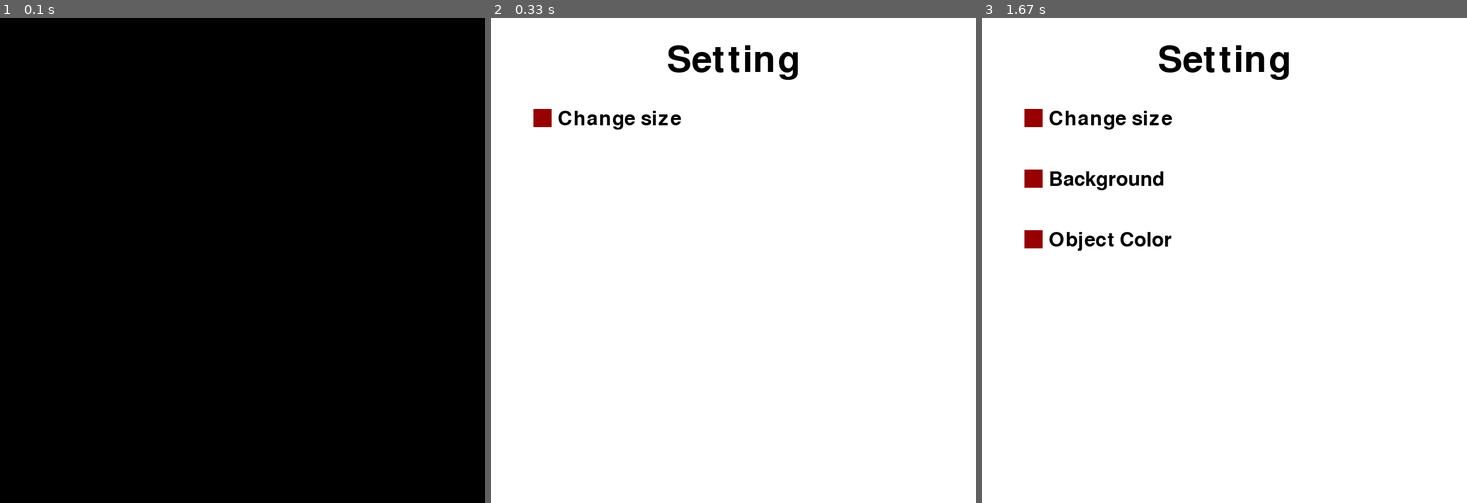
Above: before the commit, frames 1-3 (left to right).
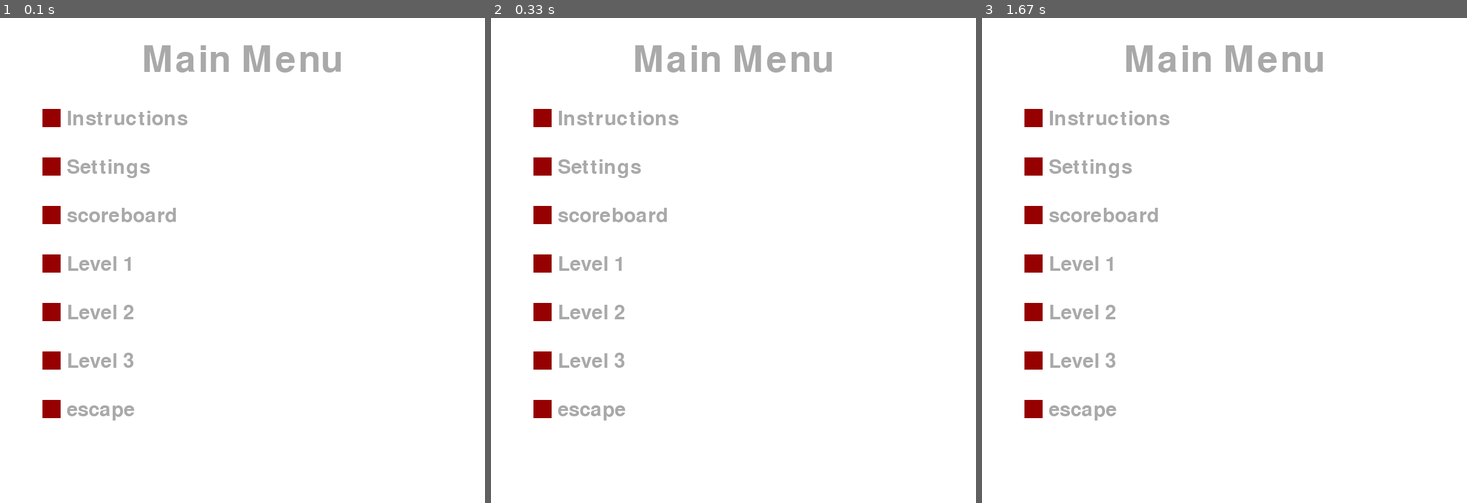
Above: after the commit, the same moments.

Repository: ellalevyy/GameDesign
Game: pygame game, started from windowSettings.py
Same seed, same stepped clock (60 frames per second), same inputs: the game is played once before the commit and once after it.
Inputs (mouse positions are in pixels of both pictures, inside the frame that each line leads up to):
- Up to frame 1 (0.1 s): no input
- Up to frame 2 (0.33 s): no input
- Up to frame 3 (1.67 s): press the mouse at (1224, 294) at 0.37 s; move the mouse to (1166, 279) at 0.47 s; release the mouse at (1108, 265) at 0.6 s

The runs differ from the first frame. In frame 1, 100% of the frame differs, in the area x 0-100%, y 0-100%; in frame 2, 3.9%; in frame 3, 4.8%.

Commit message:
WindowSettings

Diff:
--- a/windowSettings.py
+++ b/windowSettings.py
@@ -1,63 +1,300 @@
-#ella-rose
-#creating window for setting in your game
-
 import pygame, os, random, time
 
 os.system('cls')
 pygame.init()
 
 #lists for menu messages
-setttingMessages=["Change size","Background", "Object Color"]
-#GLOBAL DICTTIONARY
-colors = {'red':(150,0,0),'green':(0,200,0),'purple':(150,0,150), 'white':(255,255,255), 'black':(0,0,0)}
-WHITE=colors.get('white')
-BLACK=colors.get('black')
-RED=colors.get('red')
-
-WIDTH=800
-HEIGHT=800
+
+main_menu_list=["Instructions","Settings","scoreboard", "Level 1", "Level 2", "Level 3" ,"escape"]
+instructions_list = ['escape']
+level1_list =['escape']
+level2_list =['escape']
+level3_list =['escape']
+settings_list=["background color","window size", "text color", "escape",]
+background_color_list=['white', 'green', 'black', 'back to settings',]
+text_color_list=['gray', 'purple', 'black', 'back to settings',]
+window_size_list=['small', 'medium', 'large', 'back to settings']
+scoreboard_list=["escape"]
+menu_options_positions = {}
+#GLOBAL DICTIONARY
+
+WHITE = (255,255,255)
+BLACK = (0,0,0)
+RED = (150,0,0)
+PURPLE = (150,0,150)
+GREEN = (0,200,0)
+GRAY = (169,169,169)
+
+background_color = WHITE
+font_color = GRAY
+
+
+window_sizes = {
+    'small': {
+        'width': 600,
+        'height': 600
+    },
+    'medium': {
+        'width': 800,
+        'height': 800
+    },
+    'large': {
+        'width': 1000,
+        'height': 1000
+    }
+}
+
+current_window_size = 'medium'
+initial_window_width = window_sizes.get(current_window_size).get('width')
+initial_window_height = window_sizes.get(current_window_size).get('height')
+win=pygame.display.set_mode((initial_window_width, initial_window_height))
+pygame.display.set_caption("Setting Window")
+
 wbox=30
 hbox=30
 x=70
 y=150
-win=pygame.display.set_mode((WIDTH,HEIGHT))
-pygame.display.set_caption("Setting Window")
 
 square=pygame.Rect(x,y, wbox, hbox)
 #Declare Fonts
-TITLE_FONT=pygame.font.SysFont('comicsans', 89)
-MENU_FONT=pygame.font.SysFont('comicsans',49)
-text= TITLE_FONT.render('message',1,BLACK)
+TITLE_FONTS = {
+    'small': pygame.font.SysFont('comicsans', 50),
+    'medium': pygame.font.SysFont('comicsans', 89),
+    'large': pygame.font.SysFont('comicsans', 105)
+}
+MENU_FONTS = {
+    'small': pygame.font.SysFont('comicsans',35),
+    'medium': pygame.font.SysFont('comicsans',49),
+    'large': pygame.font.SysFont('comicsans',65)
+}
+INSTRUCTIONS_FONTS = {
+    'small': pygame.font.SysFont('comicsans', 15),
+    'medium': pygame.font.SysFont('comicsans', 25),
+    'large': pygame.font.SysFont('comicsans', 32)
+}
+text = TITLE_FONTS.get(current_window_size).render('message',1,font_color)
+current_menu = 'Main Menu'
 
 def display_TITLE(message):
-    win.fill(WHITE)
-    pygame.time.delay(100)
-    text= TITLE_FONT.render(message,1,BLACK)
-    xm=WIDTH/2-text.get_width()/2
-    ym=40
+    win.fill(background_color)
+    # pygame.time.delay(100)
+    title_font = TITLE_FONTS.get(current_window_size)
+    text = title_font.render(message,1,font_color)
+    current_window_width = window_sizes.get(current_window_size).get('width')
+    xm = (current_window_width / 2) - (text.get_width() / 2)
+    ym = 40
     win.blit(text, (xm,ym))
     pygame.display.update()
-    pygame.time.delay(100)
+    # pygame.time.delay(100)
 
 def Menu_function(messages):
-    pygame.time.delay(100)
+    # pygame.time.delay(100)
     ym=y
     xm=x+wbox+10
+    menu_options_positions.clear()
     for i in range(0,len(messages)):
         word=messages[i]
+        square.y=ym
+        menu_options_positions[word] = {
+            'startX': square.x,
+            'endX': square.x + wbox,
+            'startY': square.y,
+            'endY': square.y + hbox
+        }
         pygame.draw.rect(win,RED, square)
-        text=MENU_FONT.render(word,1,BLACK)
+        menu_font = MENU_FONTS.get(current_window_size)
+        text = menu_font.render(word,1,font_color)
         win.blit(text,(xm,ym))
         pygame.display.flip()
-        pygame.time.delay(100)
-        ym +=100
-        square.y=ym
-display_TITLE("Setting")
-Menu_function(setttingMessages)
+        # pygame.time.delay(100)
+        if(current_window_size == 'small'):
+            y_offset = 50
+        elif(current_window_size == 'medium'):
+            y_offset = 80
+        elif(current_window_size == 'large'):
+            y_offset = 120
+        ym += y_offset
+
+def word_for_coordinate(x,y):
+    for key in menu_options_positions:
+        word = key
+        coordinates = menu_options_positions[key]
+        if x >=  coordinates["startX"] and x <= coordinates['endX'] and  y >=  coordinates['startY'] and y <=  coordinates['endY']:
+            return word
+
+def show_screen(screen_name, menu_list):
+    win.fill(background_color)
+    pygame.display.update()
+    pygame.time.delay(100)
+    display_TITLE(screen_name)
+    Menu_function(menu_list)
+
+# start of main code
+show_main_menu = True
+
 run=True
 
 while run:
-    for eve in pygame.event.get():
-        if eve.type == pygame.QUIT:
+    if  show_main_menu == True:
+        current_menu = 'Main Menu'
+        win.fill(background_color)
+        pygame.display.update()
+        display_TITLE("Main Menu")
+        Menu_function(main_menu_list)
+        show_main_menu = False
+
+    for event in pygame.event.get():
+        if event.type == pygame.QUIT:
             run=False
+        if event.type==pygame.MOUSEBUTTONDOWN:
+            mouse_pressed=pygame.mouse.get_pressed()
+            if mouse_pressed[0]:
+                mouse_pos=pygame.mouse.get_pos()
+                x_coordinate = mouse_pos[0]
+                y_coordinate = mouse_pos[1]
+
+                word_clicked = word_for_coordinate(x_coordinate, y_coordinate)
+
+                if word_clicked == 'Instructions':
+                    current_menu = word_clicked
+                    myFile=open('instructions.txt', 'r')
+                    display_TITLE('Instructions')
+                    Menu_function(instructions_list)
+                    pygame.time.delay(100)
+                    current_y = 300
+                    for line in myFile.readlines():
+                        instructions_font = INSTRUCTIONS_FONTS.get(current_window_size)
+                        text = instructions_font.render(line.strip('\n'), 1, font_color)
+                        win.blit(text, (70, current_y))
+                        current_y += 50
+                        print(line)
+                    pygame.display.update()
+                    myFile.close()
+
+                if word_clicked == 'Settings' or word_clicked == "back to settings":
+                    current_menu = word_clicked
+                    show_screen('Settings', settings_list)
+
+                if word_clicked == 'Level 1':
+                    current_menu = word_clicked
+                    show_screen('Level 1', level1_list)
+
+                if word_clicked == 'Level 2':
+                    current_menu = word_clicked
+                    show_screen('Level 2', level2_list)
+
+                if word_clicked == 'Level 3':
+                    current_menu = word_clicked
+                    show_screen('Level 3', level3_list)
+
+                if word_clicked  =='scoreboard':
+                    current_menu = word_clicked
+                    show_screen('scoreboard', scoreboard_list)
+
+                if word_clicked == 'background color':
+                    current_menu = word_clicked
+                    show_screen('background color', background_color_list)
+
+                if word_clicked == 'text color':
+                    current_menu = word_clicked
+                    show_screen('text color', text_color_list)
+
+                if word_clicked == 'window size':
+                    current_menu = word_clicked
+                    show_screen('window size', window_size_list)
+
+                if word_clicked == 'escape':
+                    pygame.display.update()
+                    pygame.time.delay(100)
+                    show_main_menu = True
+
+                ### settings menu options
+
+                if word_clicked == 'black' and current_menu == 'background color':
+                    background_color = BLACK
+                    show_screen('background color', background_color_list)
+
+                if word_clicked == 'white' and current_menu == 'background color':
+                    background_color = WHITE
+                    show_screen('background color', background_color_list)
+
+                if word_clicked == 'green' and current_menu == 'background color':
+                    background_color = GREEN
+                    show_screen('background color', background_color_list)
+
+                if word_clicked == 'gray' and current_menu == 'text color':
+                    font_color = GRAY
+                    show_screen('text color', text_color_list)
+
+                if word_clicked == 'purple' and current_menu == 'text color':
+                    font_color = PURPLE
+                    show_screen('text color', text_color_list)
+
+                if word_clicked == 'black' and current_menu == 'text color':
+                    font_color = BLACK
+                    show_screen('text color', text_color_list)
+
+                if word_clicked == 'small' and current_menu == 'window size':
+                    width = window_sizes.get('small').get('width')
+                    height = window_sizes.get('small').get('height')
+                    win = pygame.display.set_mode((width,height))
+                    current_window_size = 'small'
+                    show_screen('window size', window_size_list)
+
+                if word_clicked == 'medium' and current_menu == 'window size':
+                    width = window_sizes.get('medium').get('width')
+                    height = window_sizes.get('medium').get('height')
+                    win = pygame.display.set_mode((width,height))
+                    current_window_size = 'medium'
+                    show_screen('window size', window_size_list)
+
+                if word_clicked == 'large' and current_menu == 'window size':
+                    width = window_sizes.get('large').get('width')
+                    height = window_sizes.get('large').get('height')
+                    win = pygame.display.set_mode((width,height))
+                    current_window_size = 'large'
+                    show_screen('window size', window_size_list)
+
+
+
+
+
+                # if mouse_pos[0]>=70 and mouse_pos[0]<=70+wbox and mouse_pos[1] >=150 and mouse_pos[1]<150+hbox:
+                #     win.fill(WHITE)
+                #     pygame.time.delay(100)
+                #     pygame.display.update()
+                #     display_TITLE("Setting")
+                #     Menu_function(Setting_list)
+
+
+                # if mouse_pos[0]>=85 and mouse_pos[0]<=85+wbox and mouse_pos[1] >=260 and mouse_pos[1]<260+hbox:
+                #     win.fill(WHITE)
+                #     display_TITLE("scoreboard")
+
+                # elif mouse_pos[0]>=85 and mouse_pos[0]<=85+wbox and mouse_pos[1] >=364 and mouse_pos[1]<364+hbox:
+                #     win.fill(WHITE)
+                #     display_TITLE("escape")
+                #     show_main_menu = True
+#                 #if mouse_pos[0]>=0 and mouse_pos[0]<=WIDTH and mouse_pos[1] >=0 and mouse_pos[1]<HEIGHT:
+#                     #win.fill(WHITE)
+#                     #display_TITLE("Screen Size")#WIDTH/2-text.get_width()/2, 70 )
+#                     print("("+str(mouse_pos[0])+"," + str(mouse_pos[1])+")")
+
+#instructions
+                # if instructions:
+                #     myFile=open('instruction.txt', 'r')
+                #     yi=150
+                #     for line in myfile.readlines():
+                #         text=INSTRUCTIONS_FONT.render(line, 1, BLACK)
+                #         win.blit(40, yi)
+                #         pygame.display.update()
+                #         pygame.time.delay(100)
+                #         yi+=50
+                #     myFile.close()
+                #     if xm >335 and xm<459 and ym>745:
+                #         Menu_Black()
+                #         MAINMENU = True
+                #         INSTRUCTIONS = False
+                # if SETTINGS:
+                #     SettingMenuWin(xm,ym)
 pygame.quit()
